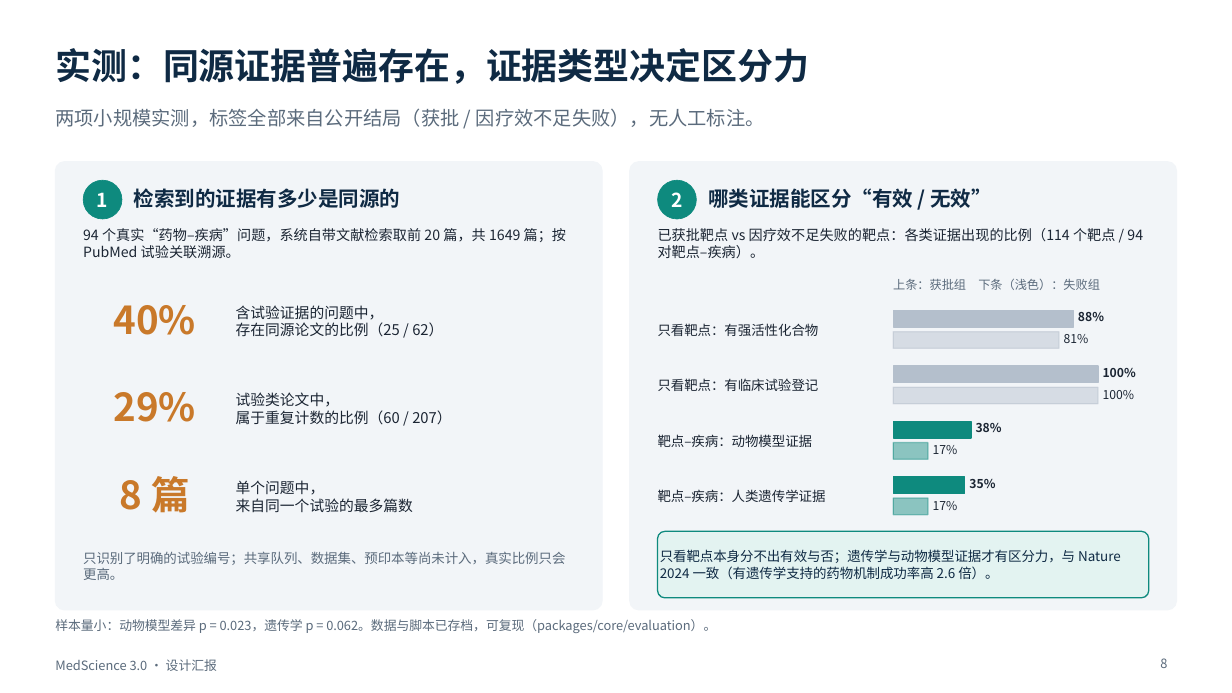
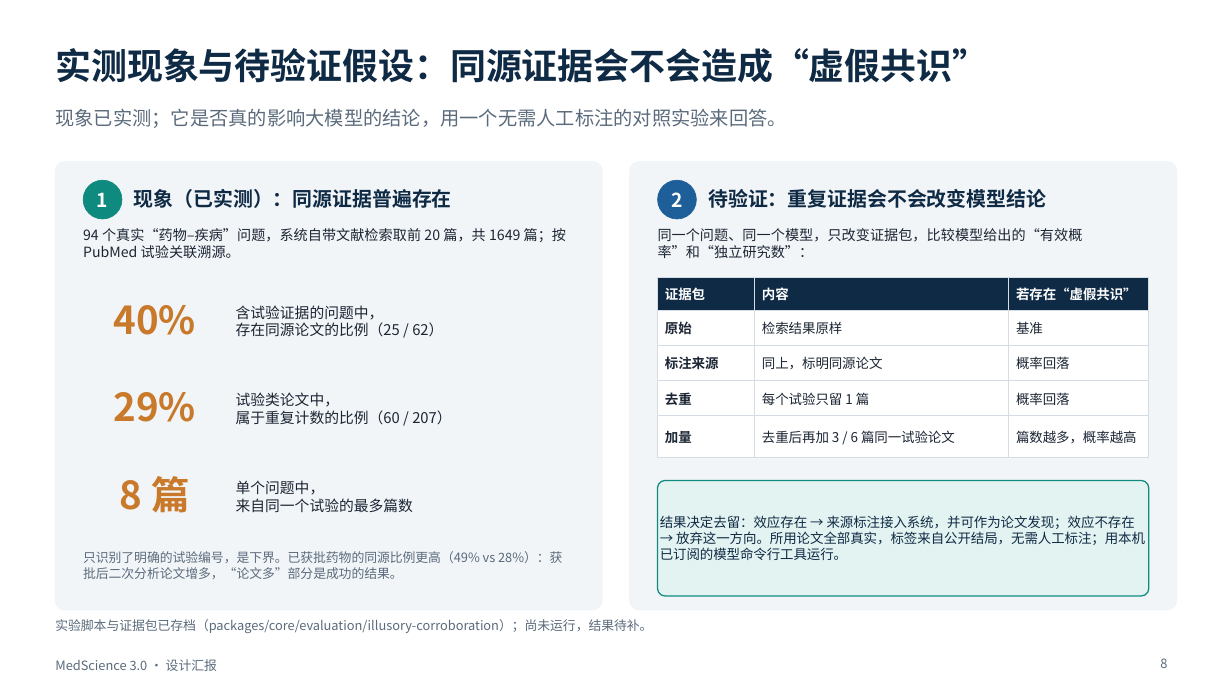
Before and after one commit to BenjaminDuo/MedScience, a slide deck: slide 8 of docs/presentation/MedScience-3.0-设计汇报.pptx. Drawn at 1232x693 pixels with LibreOffice and Linux fonts; fonts in the diff are those of the drawing. Boxes give left, top, right and bottom in pixels: in the first picture for what was removed or moved away, otherwise in the second. Text is boxed around its words. In the diff, an @@ line names an element or a change of style, - is before the commit and + after.

```diff
--- a/docs/presentation/MedScience-3.0-设计汇报.pptx
+++ b/docs/presentation/MedScience-3.0-设计汇报.pptx
@@ title at (55,48,988,83): text changed @@
-实测：同源证据普遍存在，证据类型决定区分力
+实测现象与待验证假设：同源证据会不会造成“虚假共识”
@@ text at (55,109,786,128): text changed @@
-两项小规模实测，标签全部来自公开结局（获批 / 因疗效不足失败），无人工标注。
+现象已实测；它是否真的影响大模型的结论，用一个无需人工标注的对照实验来回答。
@@ text at (134,189,452,208): text changed; size 16 to 15.5 pt @@
-检索到的证据有多少是同源的
+现象（已实测）：同源证据普遍存在
@@ ellipse "2" at (658,180,697,219): fill #0E8A7E to #1F5F99; outline #0E8A7E 0.5 pt to #1F5F99 0.5 pt @@
@@ text at (708,189,1046,208): text changed; size 16 to 15.5 pt @@
-哪类证据能区分“有效 / 无效”
+待验证：重复证据会不会改变模型结论
@@ text at (658,228,1083,258): text changed @@
-已获批靶点 vs 因疗效不足失败的靶点：各类证据出现的比例（114 个靶点 / 94 对靶点–疾病）。
+同一个问题、同一个模型，只改变证据包，比较模型给出的“有效概率”和“独立研究数”：
@@ table added at (658,277,1150,447), 5 rows, 3 columns @@
+证据包 | 内容 | 若存在“虚假共识”
+原始 | 检索结果原样 | 基准
+标注来源 | 同上，标明同源论文 | 概率回落
+去重 | 每个试验只留 1 篇 | 概率回落
+加量 | 去重后再加 3 / 6 篇同一试验论文 | 篇数越多，概率越高
@@ text removed at (893,279,1100,290) @@
-上条：获批组 下条（浅色）：失败组
@@ text removed at (658,323,819,336) @@
-只看靶点：有强活性化合物
@@ rectangle removed at (894,311,1074,327) @@
@@ text removed at (1078,312,1104,321) @@
-88%
@@ rectangle removed at (894,332,1060,348) @@
@@ text removed at (1064,334,1089,343) @@
-81%
@@ text removed at (658,378,819,391) @@
-只看靶点：有临床试验登记
@@ rectangle removed at (894,366,1099,383) @@
@@ rectangle removed at (894,387,1099,404) @@
@@ text removed at (1103,368,1136,377) @@
-100%
@@ text removed at (1103,390,1134,399) @@
-100%
@@ text removed at (658,434,813,447) @@
-靶点–疾病：动物模型证据
@@ rectangle removed at (894,421,971,438) @@
@@ rectangle removed at (894,443,929,459) @@
@@ text removed at (933,445,958,454) @@
-17%
@@ text removed at (976,423,1002,432) @@
-38%
@@ rectangle removed at (894,477,966,494) @@
@@ text removed at (969,479,995,488) @@
-35%
@@ text removed at (658,489,826,502) @@
-靶点–疾病：人类遗传学证据
@@ rounded rectangle added at (658,481,1150,596), fill #E3F3F1, outline #0E8A7E 1 pt, 10.5 pt, text #0F2A44 @@
+结果决定去留：效应存在 → 来源标注接入系统，并可作为论文发现；效应不存在 → 放弃这一方向。所用论文全部真实，标签来自公开结局，无需人工标注；用本机已订阅的模型命令行工具运行。
@@ rectangle removed at (894,498,929,515) @@
@@ text removed at (933,501,958,510) @@
-17%
@@ rounded rectangle removed at (658,531,1150,598) @@
-只看靶点本身分不出有效与否；遗传学与动物模型证据才有区分力，与 Nature 2024 一致（有遗传学支持的药物机制成功率高 2.6 倍）。
@@ text at (83,551,562,579): text changed; size 10.5 to 10 pt @@
-只识别了明确的试验编号；共享队列、数据集、预印本等尚未计入，真实比例只会更高。
+只识别了明确的试验编号，是下界。已获批药物的同源比例更高（49% vs 28%）：获批后二次分析论文增多，“论文多”部分是成功的结果。
@@ text at (55,619,652,633): text changed @@
-样本量小：动物模型差异 p = 0.023，遗传学 p = 0.062。数据与脚本已存档，可复现（packages/core/evaluation）。
+实验脚本与证据包已存档（packages/core/evaluation/illusory-corroboration）；尚未运行，结果待补。
```
Also in this commit, not shown: 7 other slides changed, 7 other files.
